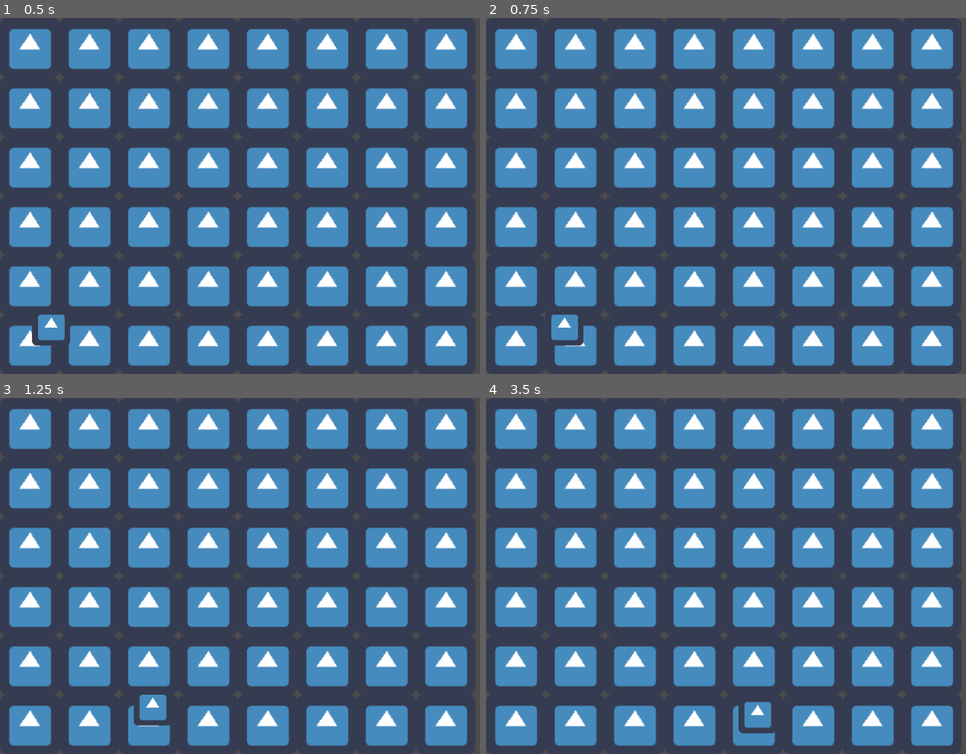
Above: before the commit, frames 1-4 (two rows, left to right).
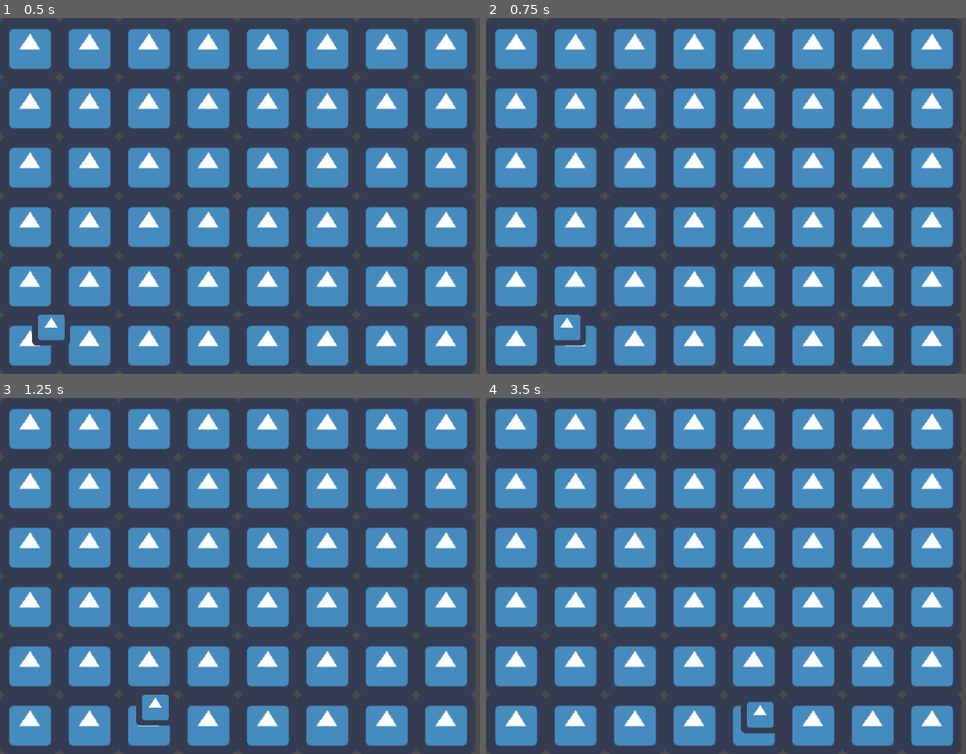
Above: after the commit, the same moments.

Repository: Pyxus/Nothing-Is-Permanent
Game: Godot game, scene res://Level1.tscn
Two runs of this game, one before a commit and one after it. Both use one fixed random seed, a clock stepped at 60 frames per second and the inputs below. The engine's default icon, where the game draws it, is replaced by a stand-in: a white triangle on a blue panel in a dark square.
Inputs:
- Up to frame 1 (0.5 s): no input
- Up to frame 2 (0.75 s): tap Enter at 0.5 s; hold D (move_right) from 0.53 s (still down); hold Shift (dash) from 0.53 s (still down)
- Up to frame 3 (1.25 s): keep holding D (move_right); keep holding Shift (dash)
- Up to frame 4 (3.5 s): release D (move_right) at 1.28 s; release Shift (dash) at 1.28 s; hold S (move_down) 1.28-2.03 s; tap Shift (dash) at 1.35, 2.85 s; tap Space at 2 s; hold D (move_right) 2.03-2.78 s; hold Shift (dash) 2.03-2.78 s; tap Enter at 2.75 s; hold W (move_up) from 2.78 s (still down)

Frame 1 is identical in both runs. In frame 2, 0.1% of the frame differs, in the area x 13-21%, y 83-93%; in frame 3, 0.2%, in the area x 27-36%, y 83-93%; in frame 4, 0.2%.

Commit message:
removingUnnecesaryCode

Diff:
--- /dev/null
+++ b/Key.tscn
@@ -0,0 +1,16 @@
+[gd_scene load_steps=3 format=2]
+
+[ext_resource path="res://icon.png" type="Texture" id=1]
+
+[sub_resource type="RectangleShape2D" id=1]
+extents = Vector2( 32.5, 32.5 )
+
+[node name="Key" type="Area2D"]
+
+[node name="Sprite" type="Sprite" parent="."]
+modulate = Color( 1, 0.960784, 0, 1 )
+texture = ExtResource( 1 )
+
+[node name="CollisionShape2D" type="CollisionShape2D" parent="."]
+position = Vector2( 0.5, -0.5 )
+shape = SubResource( 1 )
--- a/Level1.tscn
+++ b/Level1.tscn
@@ -19,9 +19,9 @@
 cell_size = Vector2( 100, 100 )
 
 [node name="TextureRect" type="TextureRect" parent="."]
-margin_left = -120.0
-margin_top = 18.0
-margin_right = -18.0
-margin_bottom = 114.0
+margin_left = -438.0
+margin_top = 102.0
+margin_right = -336.0
+margin_bottom = 198.0
 texture = ExtResource( 1 )
 expand = true
--- a/Player.gd
+++ b/Player.gd
@@ -28,26 +28,7 @@
 	if Input.is_action_pressed("move_right"):
 		vel.x += 1
 		facingDir = Vector2(1, 0)
-
-	if Input.is_action_pressed("dash") and canDash:
-		print("Dash")
-		vel = facingDir.normalized() *999999999999
-		canDash = false
-		dashing = true
-		yield(get_tree().create_timer(2), "timeout")
-		dashing = false
-		canDash = true
 	vel = vel.normalized()
 
 	# move the player
 	move_and_slide(vel * moveSpeed)
-	for index in get_slide_count():
-		var collision = get_slide_collision(index)
-		print(collision)
-		if(collision.collider.name.begins_with("Platform")):
-			print("hello player")
-
-
-func _on_Platform_area_entered(area):
-	print("hello Player")
-	pass # Replace with function body.
